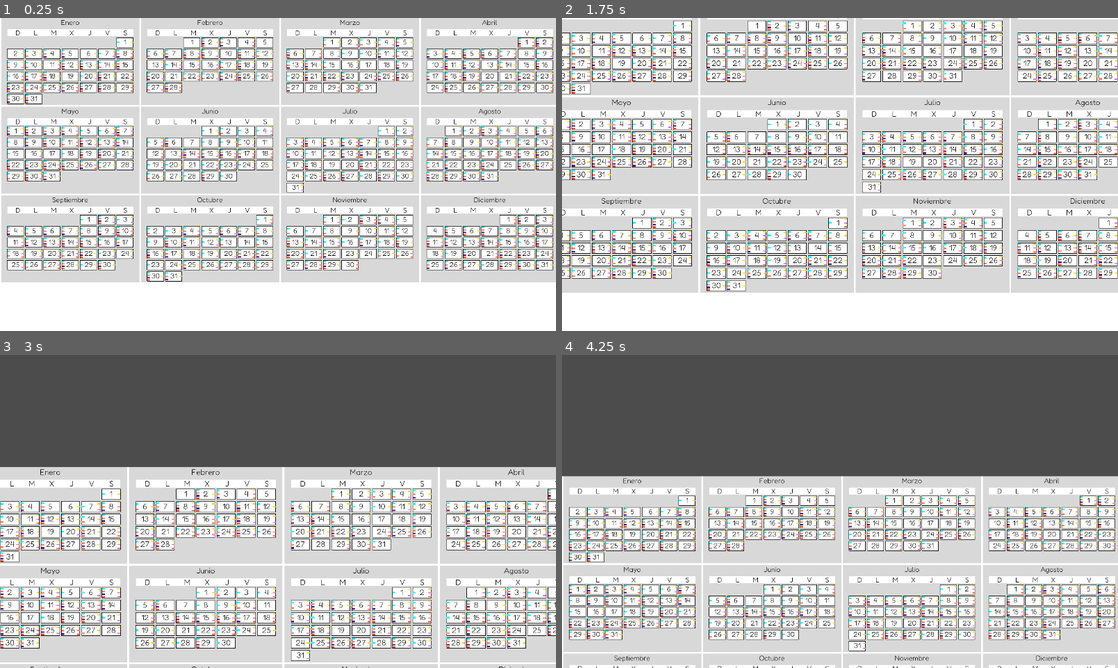
Above: before the commit, frames 1-4 (two rows, left to right).
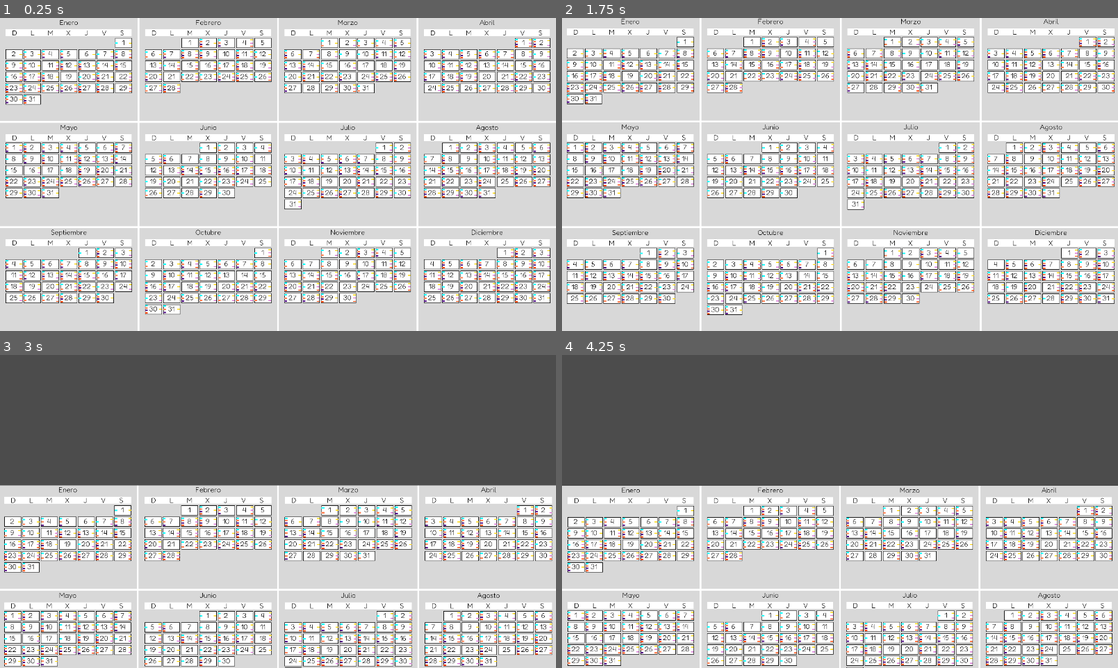
Above: after the commit, the same moments.

Repository: LeoleUCAB/herramienta-rrhh
Game: Godot game, scene res://Calendar.tscn
The game is run twice, just before and just after one commit, with the same random seed, the same clock (stepped at 60 frames per second) and the same inputs.
Inputs (mouse positions are in pixels of both pictures, inside the frame that each line leads up to):
- Up to frame 1 (0.25 s): no input
- Up to frame 2 (1.75 s): tap Enter at 0.5 s; move the mouse to (962, 158) at 0.52 s; tap Mouse wheel up (cam_zoom_in) at 0.6, 1.55 s; tap Mouse wheel down (cam_zoom_out) at 0.8, 1.35 s; tap Space at 1.25 s; move the mouse to (728, 190) at 1.27 s
- Up to frame 3 (3 s): tap Enter at 2 s; move the mouse to (333, 442) at 2.02 s; press the mouse at (333, 442) at 2.03 s; tap Mouse wheel down (cam_zoom_out) at 2.3 s; tap Space at 2.75 s; move the mouse to (250, 574) at 2.77 s; release the mouse at (250, 574) at 2.78 s; tap Mouse wheel up (cam_zoom_in) at 2.85 s
- Up to frame 4 (4.25 s): tap Enter at 3.5 s; move the mouse to (1006, 558) at 3.52 s; tap Mouse wheel down (cam_zoom_out) at 3.6 s

The runs differ from the first frame. In frame 1, 54% of the frame differs, in the area x 0-100%, y 0-100%; in frame 2, 62%; in frame 3, 40%; in frame 4, 39%.

Commit message:
Scaling, Escena Year
- Incrementada la escala de las escenas
- Corregida la logica del zoom de la camara
- Separada la escena Calendar y la escena Year

Diff:
--- a/Calendar.tscn
+++ b/Calendar.tscn
@@ -1,33 +1,7 @@
-[gd_scene load_steps=4 format=2]
+[gd_scene load_steps=2 format=2]
 
-[ext_resource path="res://scenes/yearView/Month.tscn" type="PackedScene" id=1]
-[ext_resource path="res://scenes/yearView/Year.gd" type="Script" id=2]
-[ext_resource path="res://CameraController.gd" type="Script" id=3]
+[ext_resource path="res://scenes/yearView/Year.tscn" type="PackedScene" id=1]
 
 [node name="Calendar" type="Node2D"]
 
-[node name="Year" type="Node2D" parent="."]
-script = ExtResource( 2 )
-monthScene = ExtResource( 1 )
-
-[node name="Camera2D" type="Camera2D" parent="Year"]
-position = Vector2( 640, 360 )
-current = true
-limit_smoothed = true
-script = ExtResource( 3 )
-
-[node name="ColorRect" type="ColorRect" parent="Year"]
-margin_right = 1280.0
-margin_bottom = 720.0
-__meta__ = {
-"_edit_use_anchors_": false
-}
-
-[node name="MonthGrid" type="GridContainer" parent="Year"]
-margin_left = 3.0
-margin_right = 1281.0
-margin_bottom = 720.0
-columns = 4
-__meta__ = {
-"_edit_use_anchors_": false
-}
+[node name="Year" parent="." instance=ExtResource( 1 )]
--- a/CameraController.gd
+++ b/CameraController.gd
@@ -1,25 +1,27 @@
 extends Camera2D
 
 const MAX_ZOOM_LEVEL = 0.5
-const MIN_ZOOM_LEVEL = 1
+const MIN_ZOOM_LEVEL = 28
 const ZOOM_INCREMENT = 0.05
 const CALENDAR_WIDTH = 1280
 
 signal moved()
 signal zoomed()
 
-var _current_zoom_level = 1
+var deltaValue = 0
+
+var _current_zoom_level = 28
 var _drag = false
 
 func _ready():
 	pass
 
 func _process(delta):
-	if zoom <= Vector2(1, 1):
-		if get_offset()[0] < - (CALENDAR_WIDTH * ZOOM_INCREMENT) * ((1 - zoom[0]) * 10):
-			set_offset(Vector2(- (CALENDAR_WIDTH * ZOOM_INCREMENT) * ((1 - zoom[0]) * 10), get_offset()[1]))
-		if get_offset()[0] > CALENDAR_WIDTH * ZOOM_INCREMENT * ((1 - zoom[0]) * 10):
-			set_offset(Vector2(CALENDAR_WIDTH * ZOOM_INCREMENT * ((1 - zoom[0]) * 10), get_offset()[1]))
+	deltaValue = delta
+	if get_offset()[0] < 0:
+		set_offset(Vector2(0, get_offset()[1]))
+	if get_offset()[0] > CALENDAR_WIDTH * ZOOM_INCREMENT * ((MIN_ZOOM_LEVEL - zoom[0]) * 20):
+		set_offset(Vector2(CALENDAR_WIDTH * ZOOM_INCREMENT * ((MIN_ZOOM_LEVEL - zoom[0]) * 20), get_offset()[1]))
 
 func _input(event):
 	if event.is_action_pressed("cam_drag"):
@@ -27,9 +29,9 @@
 	elif event.is_action_released("cam_drag"):
 		_drag = false
 	elif event.is_action("cam_zoom_in"):
-		_update_zoom(-ZOOM_INCREMENT, get_local_mouse_position())
+		_update_zoom(-ZOOM_INCREMENT * deltaValue * 100, get_local_mouse_position())
 	elif event.is_action("cam_zoom_out"):
-		_update_zoom(ZOOM_INCREMENT, get_local_mouse_position())
+		_update_zoom(ZOOM_INCREMENT * deltaValue * 100, get_local_mouse_position())
 	elif event is InputEventMouseMotion && _drag:
 		set_offset(get_offset() - event.relative*_current_zoom_level)
 		prints(get_offset(), zoom)
--- a/scenes/yearView/Day.gd
+++ b/scenes/yearView/Day.gd
@@ -27,13 +27,13 @@
 	]
 	for i in range(rng.randi_range(0, 4)):
 		var newAppointment = ColorRect.new()
-		newAppointment.rect_min_size = Vector2(6, 3)
+		newAppointment.rect_min_size = Vector2(168, 84)
 		newAppointment.size_flags_vertical = SIZE_EXPAND + SIZE_SHRINK_CENTER
 		newAppointment.color = colorList[i]
 		LAG.add_child(newAppointment)
 	for i in range(rng.randi_range(0, 3)):
 		var newAppointment = ColorRect.new()
-		newAppointment.rect_min_size = Vector2(6, 2)
+		newAppointment.rect_min_size = Vector2(168, 56)
 		newAppointment.size_flags_vertical = SIZE_EXPAND + SIZE_SHRINK_CENTER
 		newAppointment.color = colorList[colorList.size()-i-1]
 		SAG.add_child(newAppointment)
--- a/scenes/yearView/Day.tscn
+++ b/scenes/yearView/Day.tscn
@@ -4,11 +4,11 @@
 [ext_resource path="res://scenes/yearView/Day.gd" type="Script" id=2]
 
 [node name="Day" type="Control"]
-anchor_right = 1.0
-anchor_bottom = 1.0
-margin_right = -1242.0
-margin_bottom = -698.0
-rect_min_size = Vector2( 38, 22 )
+anchor_right = 0.831
+anchor_bottom = 0.856
+margin_right = 0.319946
+margin_bottom = -0.320068
+rect_min_size = Vector2( 1064, 616 )
 rect_pivot_offset = Vector2( -129, -35 )
 script = ExtResource( 2 )
 __meta__ = {
@@ -16,9 +16,9 @@
 }
 
 [node name="DayRect" type="ColorRect" parent="."]
-margin_right = 38.0
-margin_bottom = 22.0
-rect_min_size = Vector2( 38, 22 )
+anchor_right = 1.0
+anchor_bottom = 1.0
+rect_min_size = Vector2( 1064, 616 )
 rect_pivot_offset = Vector2( -59, -8 )
 __meta__ = {
 "_edit_use_anchors_": false,
@@ -30,12 +30,12 @@
 anchor_top = 0.5
 anchor_right = 0.5
 anchor_bottom = 0.5
-margin_left = -19.0
-margin_top = -11.0
-margin_right = 133.0
-margin_bottom = 68.0
+margin_left = -560.0
+margin_top = -318.0
+margin_right = -408.0
+margin_bottom = -239.0
 rect_min_size = Vector2( 22, 22 )
-rect_scale = Vector2( 0.25, 0.25 )
+rect_scale = Vector2( 7, 7 )
 custom_colors/font_color = Color( 0, 0, 0, 1 )
 custom_fonts/font = ExtResource( 1 )
 text = "1"
@@ -47,8 +47,11 @@
 }
 
 [node name="ReferenceRect" type="ReferenceRect" parent="."]
-margin_right = 38.0
-margin_bottom = 22.0
+anchor_right = 1.0
+anchor_bottom = 1.0
+margin_right = -1026.0
+margin_bottom = -594.0
+rect_scale = Vector2( 28, 28 )
 border_color = Color( 0, 0, 0, 1 )
 editor_only = false
 __meta__ = {
@@ -57,25 +60,21 @@
 }
 
 [node name="LongAppointmentGrid" type="GridContainer" parent="."]
-anchor_top = 0.5
-anchor_bottom = 0.5
-margin_top = -11.0
-margin_right = 6.0
-margin_bottom = 11.0
+anchor_right = 0.158
+anchor_bottom = 1.0
+margin_right = -0.112015
 custom_constants/vseparation = 1
 __meta__ = {
 "_edit_use_anchors_": false
 }
 
 [node name="ShortAppointmentGrid" type="GridContainer" parent="."]
-anchor_left = 1.0
-anchor_top = 0.5
+anchor_left = 0.842
 anchor_right = 1.0
-anchor_bottom = 0.5
-margin_left = -6.0
-margin_top = -11.0
-margin_bottom = 11.0
+anchor_bottom = 1.0
+margin_left = 0.111938
 custom_constants/vseparation = 1
 __meta__ = {
-"_edit_use_anchors_": false
+"_edit_use_anchors_": false,
+"_editor_description_": ""
 }
--- a/scenes/yearView/Month.tscn
+++ b/scenes/yearView/Month.tscn
@@ -6,9 +6,11 @@
 [ext_resource path="res://res/fonts/fredoka/fredokaDynamic32.tres" type="DynamicFont" id=4]
 
 [node name="Month" type="Control"]
-margin_right = 200.0
-margin_bottom = 200.0
-rect_min_size = Vector2( 318, 200 )
+margin_right = 8876.0
+margin_bottom = 5600.0
+rect_min_size = Vector2( 8876, 5600 )
+size_flags_horizontal = 3
+size_flags_vertical = 3
 script = ExtResource( 2 )
 __meta__ = {
 "_edit_use_anchors_": false
@@ -16,8 +18,8 @@
 dayScene = ExtResource( 1 )
 
 [node name="MonthRect" type="ColorRect" parent="."]
-margin_right = 318.0
-margin_bottom = 200.0
+anchor_right = 1.0
+anchor_bottom = 1.0
 size_flags_horizontal = 3
 size_flags_vertical = 3
 color = Color( 0.85098, 0.85098, 0.85098, 1 )
@@ -28,10 +30,12 @@
 [node name="MonthName" type="Label" parent="."]
 anchor_left = 0.5
 anchor_right = 0.5
-margin_left = -159.0
-margin_right = 1109.0
-margin_bottom = 79.0
-rect_scale = Vector2( 0.25, 0.25 )
+anchor_bottom = 0.099
+margin_left = -4438.0
+margin_right = -3170.0
+margin_bottom = -475.4
+rect_scale = Vector2( 7, 7 )
+size_flags_horizontal = 3
 custom_colors/font_color = Color( 0, 0, 0, 1 )
 custom_fonts/font = ExtResource( 3 )
 text = "Enero"
@@ -43,23 +47,21 @@
 [node name="ColorRect" type="ColorRect" parent="."]
 anchor_left = 0.5
 anchor_right = 0.5
-margin_left = -145.0
-margin_top = 26.0
-margin_right = 145.0
-margin_bottom = 42.0
+margin_left = -4060.0
+margin_top = 731.0
+margin_right = -3770.0
+margin_bottom = 747.0
+rect_scale = Vector2( 28, 28 )
 __meta__ = {
 "_edit_use_anchors_": false
 }
 
 [node name="WeekGrid" type="GridContainer" parent="ColorRect"]
-anchor_left = 0.5
-anchor_top = 0.5
-anchor_right = 0.5
-anchor_bottom = 0.5
-margin_left = -141.0
-margin_top = -10.0
-margin_right = 1019.0
-margin_bottom = 69.0
+anchor_right = 1.0
+anchor_bottom = 1.0
+margin_top = -2.0
+margin_right = 870.0
+margin_bottom = 61.0
 rect_scale = Vector2( 0.25, 0.25 )
 columns = 7
 __meta__ = {
@@ -143,15 +145,15 @@
 valign = 1
 
 [node name="DayGrid" type="GridContainer" parent="."]
-anchor_left = 0.5
-anchor_top = 1.0
-anchor_right = 0.5
+anchor_right = 1.0
 anchor_bottom = 1.0
-margin_left = -145.0
-margin_top = -155.0
-margin_right = 145.0
+margin_left = 378.0
+margin_top = 1302.0
+margin_right = -378.0
 margin_bottom = -3.0
 rect_min_size = Vector2( 290, 150 )
+custom_constants/vseparation = 112
+custom_constants/hseparation = 112
 columns = 7
 __meta__ = {
 "_edit_use_anchors_": false
--- a/scenes/yearView/Year.tscn
+++ b/scenes/yearView/Year.tscn
@@ -1,39 +1,33 @@
-[gd_scene load_steps=3 format=2]
+[gd_scene load_steps=4 format=2]
 
-[sub_resource type="DynamicFontData" id=1]
-font_path = "res://res/fonts/calibri-font-family/calibri-bold.ttf"
-
-[sub_resource type="DynamicFont" id=2]
-size = 72
-use_mipmaps = true
-use_filter = true
-font_data = SubResource( 1 )
+[ext_resource path="res://scenes/yearView/Month.tscn" type="PackedScene" id=1]
+[ext_resource path="res://CameraController.gd" type="Script" id=2]
+[ext_resource path="res://scenes/yearView/Year.gd" type="Script" id=3]
 
 [node name="Year" type="Node2D"]
+script = ExtResource( 3 )
+monthScene = ExtResource( 1 )
+
+[node name="Camera2D" type="Camera2D" parent="."]
+anchor_mode = 0
+current = true
+zoom = Vector2( 28, 28 )
+limit_smoothed = true
+script = ExtResource( 2 )
 
 [node name="ColorRect" type="ColorRect" parent="."]
-margin_right = 1280.0
-margin_bottom = 720.0
+margin_right = 35840.0
+margin_bottom = 20160.0
 __meta__ = {
 "_edit_use_anchors_": false
 }
 
-[node name="CenterContainer" type="CenterContainer" parent="ColorRect"]
-margin_left = 2.0
-margin_top = 36.0
-margin_right = 1280.0
-margin_bottom = 108.0
+[node name="MonthGrid" type="GridContainer" parent="."]
+margin_right = 35840.0
+margin_bottom = 20160.0
+custom_constants/vseparation = 112
+custom_constants/hseparation = 112
+columns = 4
 __meta__ = {
 "_edit_use_anchors_": false
 }
-
-[node name="Label" type="Label" parent="ColorRect/CenterContainer"]
-margin_left = 565.0
-margin_right = 713.0
-margin_bottom = 72.0
-custom_colors/font_color = Color( 0, 0, 0, 1 )
-custom_fonts/font = SubResource( 2 )
-text = "2020"
-__meta__ = {
-"_edit_use_anchors_": false
-}
